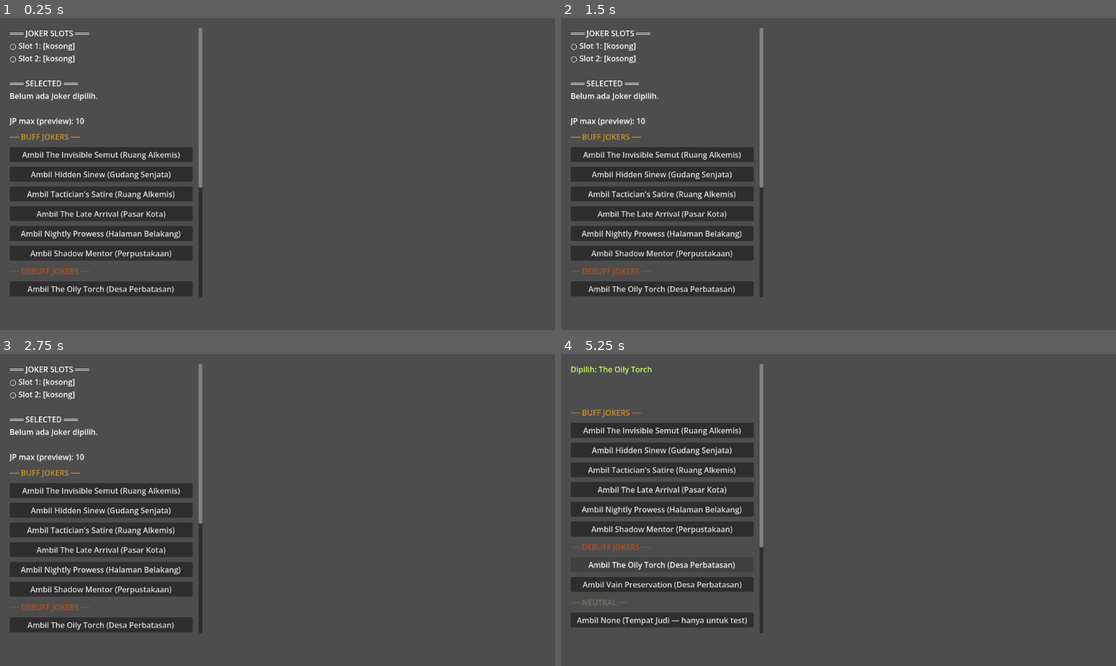
Above: before the commit, frames 1-4 (two rows, left to right).
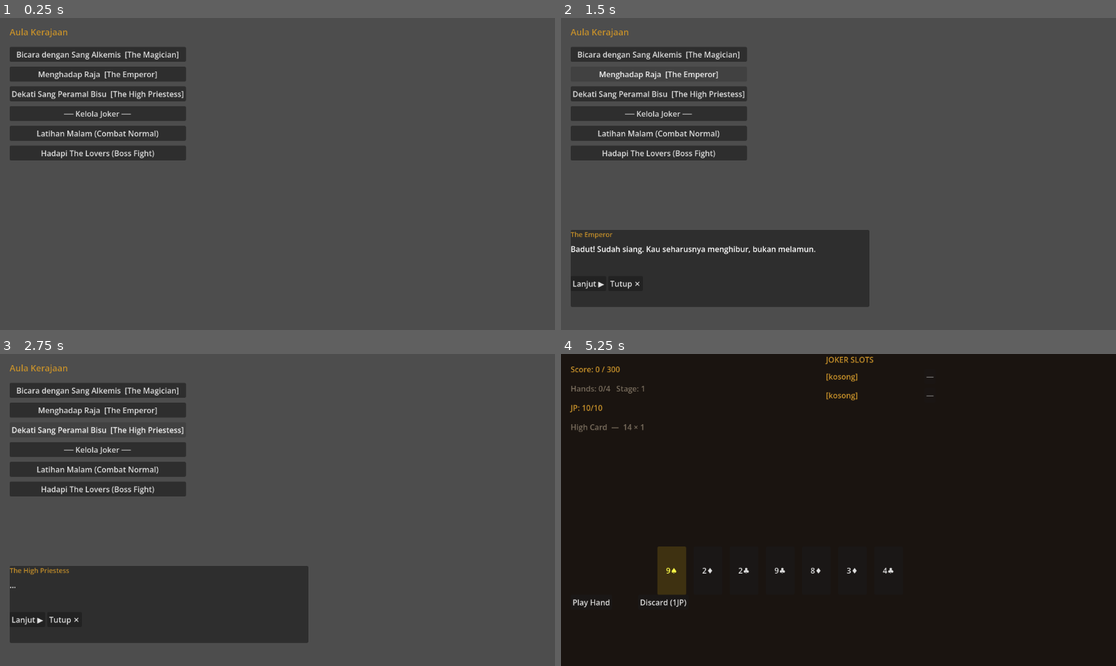
Above: after the commit, the same moments.

Repository: Jofadlan/the-jester-zero-hour
Game: Godot game, scene res://scenes/RoyalHall.tscn
Two runs of this game, one before a commit and one after it. Both use one fixed random seed, a clock stepped at 60 frames per second and the inputs below. Before the commit the project starts from res://scenes/WorldTest.tscn.
Inputs (mouse positions are in pixels of both pictures, inside the frame that each line leads up to):
- Up to frame 1 (0.25 s): no input
- Up to frame 2 (1.5 s): click (660, 55) at 0.5 s, where only the run after the commit has a clickable "Bicara dengan Sang Alkemis [T…"; click (660, 74) at 1.25 s, where only the run after the commit has a clickable "Menghadap Raja [The Emperor]"
- Up to frame 3 (2.75 s): click (99, 428) at 2 s, where only the run after the commit has a clickable "Dekati Sang Peramal Bisu [The…"
- Up to frame 4 (5.25 s): click (660, 450) at 2.75 s, where only the run after the commit has a clickable "── Kelola Joker ──"; click (660, 488) at 3.5 s, where only the run after the commit has a clickable "Hadapi The Lovers (Boss Fight)"; click (660, 428) at 4.25 s, where only the run before the commit has a clickable "Ambil The Invisible Semut (Ru…"; click (672, 569) at 5 s, where only the run after the commit has a clickable "9♠"

The runs differ from the first frame. In frame 1, 17% of the frame differs, in the area x 1-37%, y 3-90%; in frame 2, 22%; in frame 3, 22%; in frame 4, 100%, in the area x 0-100%, y 0-100%.

Commit message:
feat(phase2): add RoyalHall scene — 3 NPC dialogue with corruption-aware responses fix(combat+hall): narrative/win race condition, add boss+joker panel to RoyalHall

Diff:
--- a/project.godot
+++ b/project.godot
@@ -11,7 +11,7 @@
 [application]
 
 config/name="the-jester-zero-hour"
-run/main_scene="uid://bqwxr0gijw3rs"
+run/main_scene="uid://bwhs64qsepxkd"
 config/features=PackedStringArray("4.6", "Forward Plus")
 config/icon="uid://cnrhoahydt3pi"
 
--- a/scenes/CombatScene.gd
+++ b/scenes/CombatScene.gd
@@ -204,6 +204,8 @@
 	# Cek apakah ada narrative phase yang harus ditrigger
 	if is_boss_fight:
 		_check_narrative_trigger()
+		if narrative_panel.visible:
+			return
 
 	if current_score >= target_score:
 		_check_win()
--- a/scenes/RoyalHall.gd
+++ b/scenes/RoyalHall.gd
@@ -1,40 +1,129 @@
 extends Node2D
 
-## Aula Kerajaan — Hub utama Act 2
-## NPC yang hadir: The Magician (I), The Emperor (IV), The High Priestess (II)
-## Corruption mempengaruhi reaksi NPC secara diam-diam
-
-@onready var label_location : Label       = $UI/LabelLocation
-@onready var dialogue_box   : Control     = $UI/DialogueBox
-@onready var label_speaker  : Label       = $UI/DialogueBox/VBox/LabelSpeaker
-@onready var label_text     : Label       = $UI/DialogueBox/VBox/LabelText
-@onready var btn_next       : Button      = $UI/DialogueBox/VBox/HBox/BtnNext
-@onready var btn_close      : Button      = $UI/DialogueBox/VBox/HBox/BtnClose
-
-# NPC interact buttons
-@onready var btn_magician       : Button  = $UI/NPCButtons/BtnMagician
-@onready var btn_emperor        : Button  = $UI/NPCButtons/BtnEmperor
-@onready var btn_priestess      : Button  = $UI/NPCButtons/BtnPriestess
-@onready var btn_go_combat      : Button  = $UI/NPCButtons/BtnGoCombat
-
-var _dialogue_queue : Array[String] = []
-var _current_speaker : String = ""
-
-# ── LIFECYCLE ─────────────────────────────────────
+@onready var label_location : Label   = $UI/LabelLocation
+@onready var dialogue_box   : Control = $UI/DialogueBox
+@onready var label_speaker  : Label   = $UI/DialogueBox/VBox/LabelSpeaker
+@onready var label_text     : Label   = $UI/DialogueBox/VBox/LabelText
+@onready var btn_next       : Button  = $UI/DialogueBox/VBox/HBox/BtnNext
+@onready var btn_close      : Button  = $UI/DialogueBox/VBox/HBox/BtnClose
+
+@onready var btn_magician   : Button  = $UI/NPCButtons/BtnMagician
+@onready var btn_emperor    : Button  = $UI/NPCButtons/BtnEmperor
+@onready var btn_priestess  : Button  = $UI/NPCButtons/BtnPriestess
+@onready var btn_go_combat  : Button  = $UI/NPCButtons/BtnGoCombat
+@onready var btn_go_boss    : Button  = $UI/NPCButtons/BtnGoBoss
+@onready var btn_joker_menu : Button  = $UI/NPCButtons/BtnJokerMenu
+
+@onready var joker_panel    : Control = $UI/JokerPanel
+@onready var label_slots    : Label   = $UI/JokerPanel/VBox/LabelSlots
+@onready var btn_pick_j1    : Button  = $UI/JokerPanel/VBox/HBoxPick/BtnPickJ1
+@onready var btn_pick_j2    : Button  = $UI/JokerPanel/VBox/HBoxPick/BtnPickJ2
+@onready var btn_equip1     : Button  = $UI/JokerPanel/VBox/HBoxEquip/BtnEquip1
+@onready var btn_equip2     : Button  = $UI/JokerPanel/VBox/HBoxEquip/BtnEquip2
+@onready var btn_unequip1   : Button  = $UI/JokerPanel/VBox/HBoxUnequip/BtnUnequip1
+@onready var btn_unequip2   : Button  = $UI/JokerPanel/VBox/HBoxUnequip/BtnUnequip2
+@onready var btn_close_joker: Button  = $UI/DialogueBox/VBox/HBox/BtnClose
+
+var _dialogue_queue  : Array[String] = []
+var _current_speaker : String        = ""
+var _selected_joker  : JokerData     = null
+
+const TEST_JOKERS = [
+	JokerData.JokerType.NIGHTLY_PROWESS,
+	JokerData.JokerType.THE_OILY_TORCH,
+	JokerData.JokerType.SHADOW_MENTOR,
+	JokerData.JokerType.THE_INVISIBLE_SEMUT,
+	JokerData.JokerType.HIDDEN_SINEW,
+	JokerData.JokerType.TACTICIANS_SATIRE,
+	JokerData.JokerType.THE_LATE_ARRIVAL,
+	JokerData.JokerType.VAIN_PRESERVATION,
+	JokerData.JokerType.NONE,
+]
+var _joker_page : int = 0
 
 func _ready():
 	dialogue_box.hide()
+	joker_panel.hide()
 	label_location.text = "Aula Kerajaan"
 
 	btn_magician.pressed.connect(_talk_magician)
 	btn_emperor.pressed.connect(_talk_emperor)
 	btn_priestess.pressed.connect(_talk_priestess)
 	btn_go_combat.pressed.connect(_on_go_combat)
+	btn_go_boss.pressed.connect(_on_go_boss)
+	btn_joker_menu.pressed.connect(_open_joker_panel)
 	btn_next.pressed.connect(_advance_dialogue)
 	btn_close.pressed.connect(_close_dialogue)
-
-	# Reaksi NPC berubah subtle berdasarkan corruption tier
+	btn_pick_j1.pressed.connect(_joker_prev)
+	btn_pick_j2.pressed.connect(_joker_next)
+	btn_equip1.pressed.connect(_equip.bind(0))
+	btn_equip2.pressed.connect(_equip.bind(1))
+	btn_unequip1.pressed.connect(_unequip.bind(0))
+	btn_unequip2.pressed.connect(_unequip.bind(1))
+	btn_close_joker.pressed.connect(func(): joker_panel.hide())
+
 	_apply_npc_mood()
+
+# ── NAVIGATION ────────────────────────────────────
+
+func _on_go_combat():
+	GameManager.combat_mode = "normal"
+	get_tree().change_scene_to_file("res://scenes/CombatScene.tscn")
+
+func _on_go_boss():
+	GameManager.combat_mode = "boss"
+	get_tree().change_scene_to_file("res://scenes/CombatScene.tscn")
+
+# ── JOKER PANEL ───────────────────────────────────
+
+func _open_joker_panel():
+	_joker_page = 0
+	_selected_joker = JokerFactory.create_by_type(TEST_JOKERS[_joker_page])
+	joker_panel.show()
+	dialogue_box.hide()
+	_update_joker_panel()
+
+func _joker_prev():
+	_joker_page = (_joker_page - 1 + TEST_JOKERS.size()) % TEST_JOKERS.size()
+	_selected_joker = JokerFactory.create_by_type(TEST_JOKERS[_joker_page])
+	_update_joker_panel()
+
+func _joker_next():
+	_joker_page = (_joker_page + 1) % TEST_JOKERS.size()
+	_selected_joker = JokerFactory.create_by_type(TEST_JOKERS[_joker_page])
+	_update_joker_panel()
+
+func _equip(slot: int):
+	if _selected_joker == null:
+		return
+	var clone = JokerFactory.create_by_type(_selected_joker.joker_type)
+	clone.reveal()
+	var before = GameManager.joker_slots[slot]
+	GameManager.equip_joker(clone, slot)
+	if GameManager.joker_slots[slot] == before:
+		return
+	_update_joker_panel()
+
+func _unequip(slot: int):
+	GameManager.unequip_joker(slot)
+	_update_joker_panel()
+
+func _update_joker_panel():
+	var j = _selected_joker
+	var tier_label = {
+		JokerData.JokerTier.BUFF: "BUFF",
+		JokerData.JokerTier.DEBUFF: "DEBUFF",
+		JokerData.JokerTier.NEUTRAL: "NEUTRAL",
+	}
+	var text = "[ %d / %d ]  %s  [%s · %d JP]\n%s\n\n" % [
+		_joker_page + 1, TEST_JOKERS.size(),
+		j.display_name, tier_label[j.tier], j.jp_cost, j.description
+	]
+	text += "JP max preview: %d\n\n" % (10 + GameManager.get_joker_count() * 4)
+	for i in 2:
+		var slot = GameManager.joker_slots[i]
+		text += "Slot %d: %s\n" % [i + 1, slot.display_name if slot else "[kosong]"]
+	label_slots.text = text
 
 # ── NPC DIALOGUE ──────────────────────────────────
 
@@ -44,8 +133,8 @@
 		"jester":
 			_open_dialogue("The Magician", [
 				"Ah, si pelawak malam. Kau berlatih lagi tadi malam, bukan?",
-				"Tanganmu... tidak seperti tangan badut biasa. Ada sesuatu yang kau sembunyikan.",
-				"Aku tidak akan bertanya. Tapi jika kau butuh buku taktik — perpustakaanku terbuka.",
+				"Tanganmu... tidak seperti tangan badut biasa.",
+				"Jika kau butuh buku taktik — perpustakaanku terbuka.",
 			])
 		"grey":
 			_open_dialogue("The Magician", [
@@ -65,7 +154,7 @@
 	match tier:
 		"jester":
 			_open_dialogue("The Emperor", [
-				"Badut! Sudah siang. Kau seharusnya menghibur, bukan berdiri melamun.",
+				"Badut! Sudah siang. Kau seharusnya menghibur, bukan melamun.",
 				"Aku tidak membayarmu untuk berpikir.",
 				"Pergilah. Kembali saat kau punya lelucon yang layak.",
 			])
@@ -82,7 +171,6 @@
 			])
 
 func _talk_priestess():
-	# High Priestess tidak pernah bicara banyak — dia tahu
 	var tier = GameManager.get_corruption_tier()
 	match tier:
 		"jester":
@@ -97,7 +185,6 @@
 				"...",
 				"*Ia mengulurkan tangan sejenak, lalu menariknya kembali.*",
 				"*Bibirnya bergerak, tapi tidak ada suara.*",
-				"*Atau mungkin memang tidak ada yang perlu dikatakan.*",
 			])
 		"joker":
 			_open_dialogue("The High Priestess", [
@@ -105,36 +192,26 @@
 				"*Pertama kalinya.*",
 			])
 
-# ── NAVIGATION ────────────────────────────────────
-
-func _on_go_combat():
-	GameManager.combat_mode = "normal"
-	get_tree().change_scene_to_file("res://scenes/CombatScene.tscn")
-
 # ── DIALOGUE ENGINE ───────────────────────────────
 
 func _open_dialogue(speaker: String, lines: Array[String]):
 	_current_speaker = speaker
-	_dialogue_queue = lines.duplicate()
+	_dialogue_queue  = lines.duplicate()
+	joker_panel.hide()
 	dialogue_box.show()
 	_advance_dialogue()
 
 func _advance_dialogue():
 	if _dialogue_queue.is_empty():
-		_close_dialogue()
-		return
+		_close_dialogue(); return
 	label_speaker.text = _current_speaker
-	label_text.text = _dialogue_queue.pop_front()
+	label_text.text    = _dialogue_queue.pop_front()
 
 func _close_dialogue():
 	dialogue_box.hide()
 	_dialogue_queue.clear()
 
-# ── MOOD ──────────────────────────────────────────
-
 func _apply_npc_mood():
-	# Visual subtle: tint warna NPC button berdasarkan tier
-	# Bukan expose corruption — hanya "rasa" yang bergeser
 	var tier = GameManager.get_corruption_tier()
 	match tier:
 		"grey":
@@ -145,7 +222,3 @@
 			btn_magician.modulate  = Color(0.70, 0.60, 0.60)
 			btn_emperor.modulate   = Color(0.70, 0.60, 0.60)
 			btn_priestess.modulate = Color(0.55, 0.50, 0.50)
-
-func _on_go_boss():
-	GameManager.combat_mode = "boss"
-	get_tree().change_scene_to_file("res://scenes/CombatScene.tscn")
--- a/scenes/RoyalHall.tscn
+++ b/scenes/RoyalHall.tscn
@@ -19,9 +19,9 @@
 [node name="NPCButtons" type="VBoxContainer" parent="UI" unique_id=1000000004]
 offset_left = 20.0
 offset_top = 60.0
-offset_right = 340.0
-offset_bottom = 260.0
-theme_override_constants/separation = 12
+offset_right = 380.0
+offset_bottom = 320.0
+theme_override_constants/separation = 10
 
 [node name="BtnMagician" type="Button" parent="UI/NPCButtons" unique_id=1000000005]
 layout_mode = 2
@@ -35,40 +35,102 @@
 layout_mode = 2
 text = "Dekati Sang Peramal Bisu  [The High Priestess]"
 
-[node name="BtnGoCombat" type="Button" parent="UI/NPCButtons" unique_id=1000000008]
+[node name="BtnJokerMenu" type="Button" parent="UI/NPCButtons" unique_id=1000000008]
 layout_mode = 2
-text = "── Latihan Malam (Masuk Combat) ──"
+text = "── Kelola Joker ──"
 
-[node name="DialogueBox" type="PanelContainer" parent="UI" unique_id=1000000010]
+[node name="BtnGoCombat" type="Button" parent="UI/NPCButtons" unique_id=1000000009]
+layout_mode = 2
+text = "Latihan Malam (Combat Normal)"
+
+[node name="BtnGoBoss" type="Button" parent="UI/NPCButtons" unique_id=1000000010]
+layout_mode = 2
+text = "Hadapi The Lovers (Boss Fight)"
+
+[node name="DialogueBox" type="PanelContainer" parent="UI" unique_id=1000000020]
 visible = false
 offset_left = 20.0
 offset_top = 440.0
-offset_right = 620.0
+offset_right = 640.0
 offset_bottom = 600.0
 
-[node name="VBox" type="VBoxContainer" parent="UI/DialogueBox" unique_id=1000000011]
+[node name="VBox" type="VBoxContainer" parent="UI/DialogueBox" unique_id=1000000021]
 layout_mode = 2
 theme_override_constants/separation = 8
 
-[node name="LabelSpeaker" type="Label" parent="UI/DialogueBox/VBox" unique_id=1000000012]
+[node name="LabelSpeaker" type="Label" parent="UI/DialogueBox/VBox" unique_id=1000000022]
 layout_mode = 2
 theme_override_colors/font_color = Color(0.788, 0.573, 0.165, 1)
 theme_override_font_sizes/font_size = 14
 text = "Speaker"
 
-[node name="LabelText" type="Label" parent="UI/DialogueBox/VBox" unique_id=1000000013]
-custom_minimum_size = Vector2(560, 60)
+[node name="LabelText" type="Label" parent="UI/DialogueBox/VBox" unique_id=1000000023]
+custom_minimum_size = Vector2(580, 60)
 layout_mode = 2
 text = "..."
 autowrap_mode = 3
 
-[node name="HBox" type="HBoxContainer" parent="UI/DialogueBox/VBox" unique_id=1000000020]
+[node name="HBox" type="HBoxContainer" parent="UI/DialogueBox/VBox" unique_id=1000000024]
 layout_mode = 2
 
-[node name="BtnNext" type="Button" parent="UI/DialogueBox/VBox/HBox" unique_id=1000000014]
+[node name="BtnNext" type="Button" parent="UI/DialogueBox/VBox/HBox" unique_id=1000000025]
 layout_mode = 2
 text = "Lanjut ▶"
 
-[node name="BtnClose" type="Button" parent="UI/DialogueBox/VBox/HBox" unique_id=1000000015]
+[node name="BtnClose" type="Button" parent="UI/DialogueBox/VBox/HBox" unique_id=1000000026]
 layout_mode = 2
 text = "Tutup ✕"
+
+[node name="JokerPanel" type="PanelContainer" parent="UI" unique_id=1000000030]
+visible = false
+offset_left = 400.0
+offset_top = 20.0
+offset_right = 760.0
+offset_bottom = 400.0
+
+[node name="VBox" type="VBoxContainer" parent="UI/JokerPanel" unique_id=1000000031]
+layout_mode = 2
+theme_override_constants/separation = 8
+
+[node name="LabelSlots" type="Label" parent="UI/JokerPanel/VBox" unique_id=1000000032]
+custom_minimum_size = Vector2(340, 140)
+layout_mode = 2
+text = "..."
+autowrap_mode = 3
+
+[node name="HBoxPick" type="HBoxContainer" parent="UI/JokerPanel/VBox" unique_id=1000000033]
+layout_mode = 2
+
+[node name="BtnPickJ1" type="Button" parent="UI/JokerPanel/VBox/HBoxPick" unique_id=1000000034]
+layout_mode = 2
+text = "◀ Prev"
+
+[node name="BtnPickJ2" type="Button" parent="UI/JokerPanel/VBox/HBoxPick" unique_id=1000000035]
+layout_mode = 2
+text = "Next ▶"
+
+[node name="HBoxEquip" type="HBoxContainer" parent="UI/JokerPanel/VBox" unique_id=1000000036]
+layout_mode = 2
+
+[node name="BtnEquip1" type="Button" parent="UI/JokerPanel/VBox/HBoxEquip" unique_id=1000000037]
+layout_mode = 2
+text = "Equip Slot 1"
+
+[node name="BtnEquip2" type="Button" parent="UI/JokerPanel/VBox/HBoxEquip" unique_id=1000000038]
+layout_mode = 2
+text = "Equip Slot 2"
+
+[node name="HBoxUnequip" type="HBoxContainer" parent="UI/JokerPanel/VBox" unique_id=1000000039]
+layout_mode = 2
+
+[node name="BtnUnequip1" type="Button" parent="UI/JokerPanel/VBox/HBoxUnequip" unique_id=1000000040]
+layout_mode = 2
+text = "Buang Slot 1"
+
+[node name="BtnUnequip2" type="Button" parent="UI/JokerPanel/VBox/HBoxUnequip" unique_id=1000000041]
+layout_mode = 2
+text = "Buang Slot 2"
+
+[node name="BtnCloseJoker" type="Button" parent="UI/JokerPanel/VBox" unique_id=1000000042]
+layout_mode = 2
+text = "Tutup ✕"
